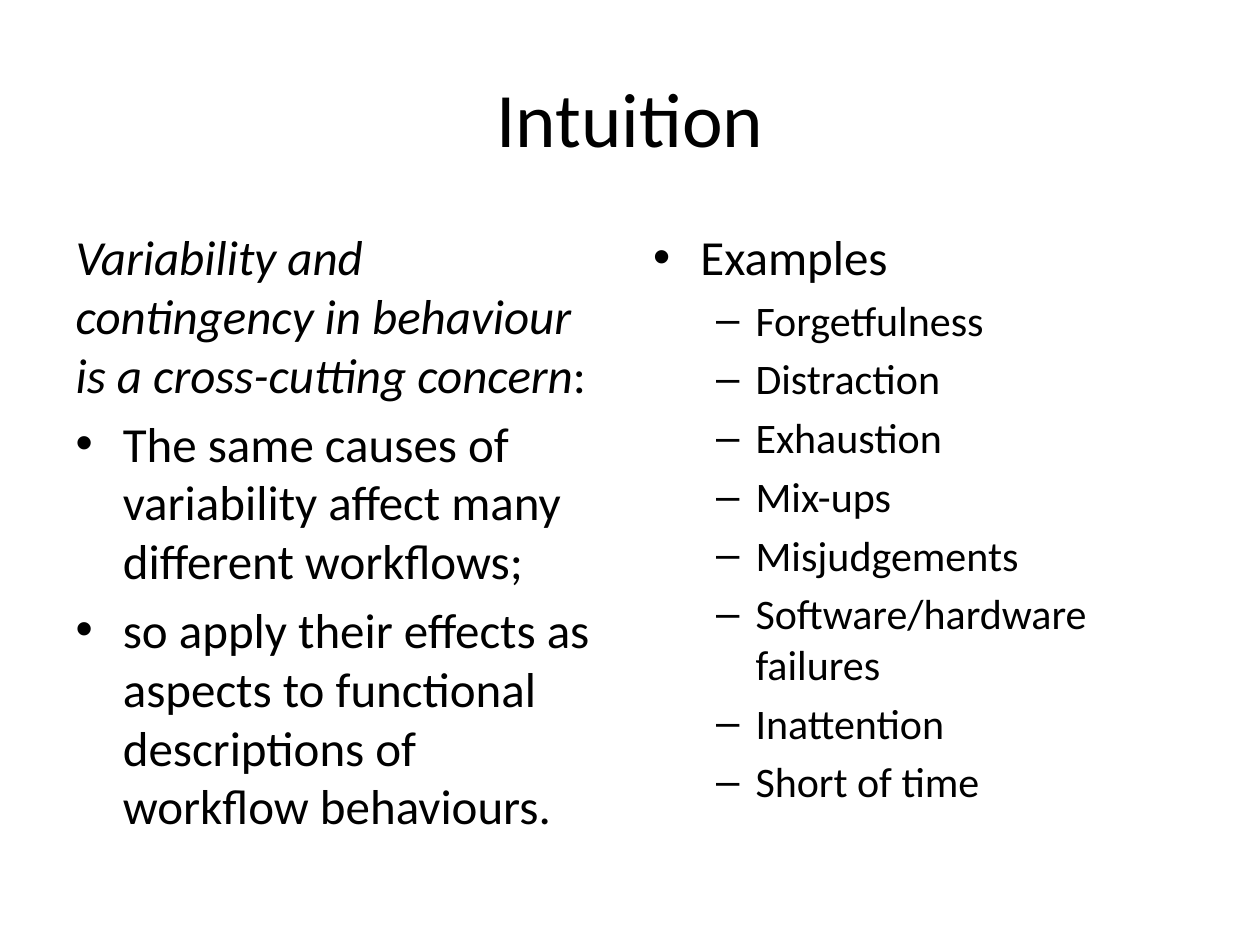
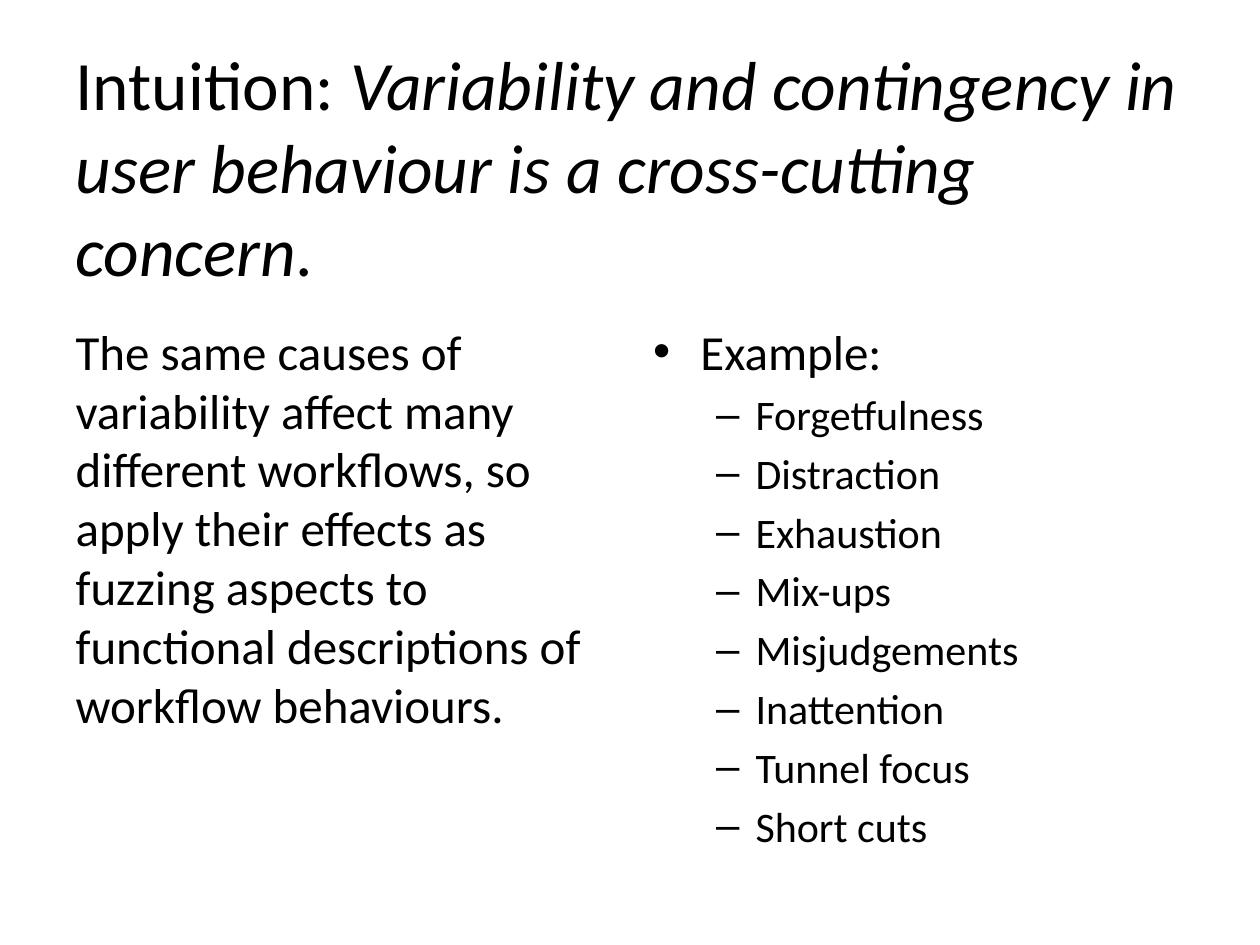
Before and after one commit to probablytom/fuzzi-moss-paper, a slide deck: slide 4 of Presentation.pptx (slide 9 before the commit). Drawn at 1260x945 pixels with LibreOffice and Linux fonts; fonts in the diff are those of the drawing. Boxes give left, top, right and bottom in pixels: in the first picture for what was removed or moved away, otherwise in the second. Text is boxed around its words. In the diff, an @@ line names an element or a change of style, - is before the commit and + after.

```diff
--- a/Presentation.pptx
+++ b/Presentation.pptx
@@ title at <box>76,62,1176,277</box>: text changed; size 44 to 39.6 pt; italic on @@
-Intuition
+Intuition: Variability and contingency in user behaviour is a cross-cutting concern.
@@ text "Example:": place and size @@
-text "Example:" at <box>700,241,1087,798</box>
+text "Example:" at <box>700,336,1019,843</box>
@@ text at <box>76,336,581,724</box>: text changed @@
-Variability and contingency in behaviour is a cross-cutting concern:
-• The same causes of variability affect many different workflows;
-• so apply their effects as aspects to functional descriptions of workflow behaviours.
+The same causes of variability affect many different workflows, so apply their effects as fuzzing aspects to functional descriptions of workflow behaviours.
@@ text at <box>700,336,881,378</box>: text changed @@
-• Examples
+• Example:
@@ text at <box>756,599,1087,681</box>: paragraph removed @@
-  – Software/hardware failures
@@ text at <box>756,753,969,843</box>: text changed @@
-  – Short of time
+  – Tunnel focus
+  – Short cuts
```
Also in this commit, not shown: 10 other slides changed, 3 slides added, 17 slides removed.
